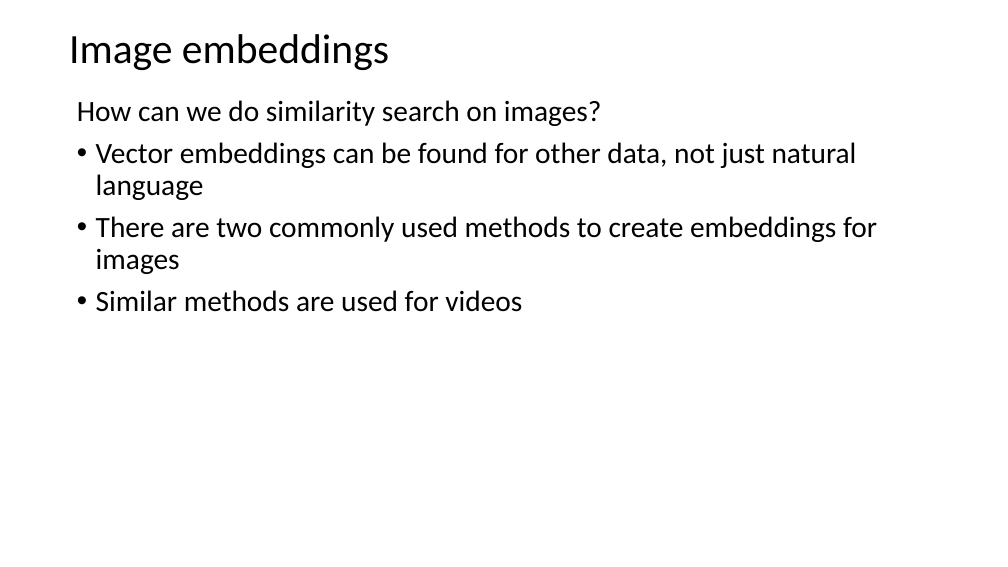
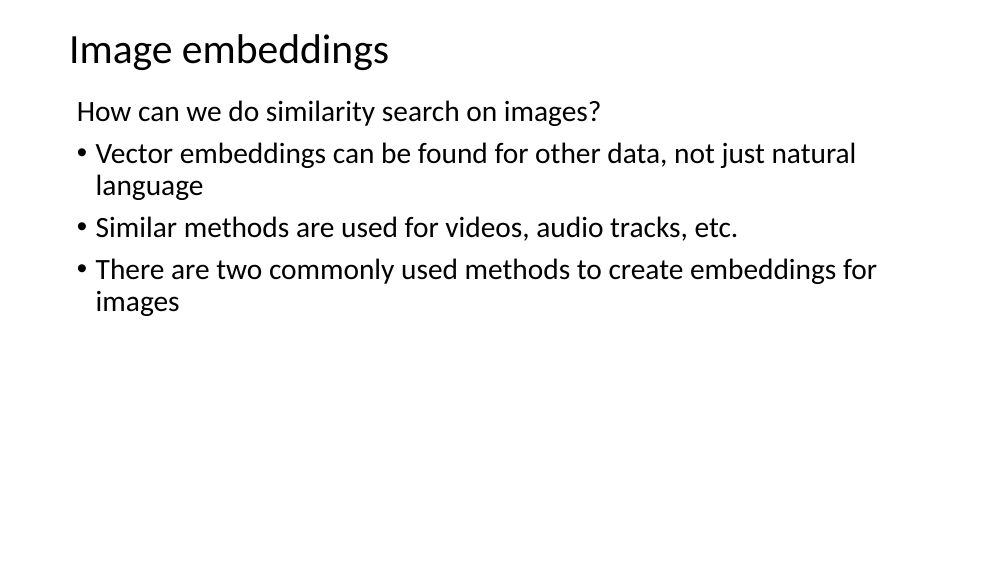
Before and after one commit to harelgabainew/school1, a slide deck: slide 61 of slides/6_InformationRetrievalSearch.pptx. Drawn at 1008x567 pixels with LibreOffice and Linux fonts; fonts in the diff are those of the drawing. Boxes give left, top, right and bottom in pixels: in the first picture for what was removed or moved away, otherwise in the second. Text is boxed around its words. In the diff, an @@ line names an element or a change of style, - is before the commit and + after.

```diff
--- a/slides/6_InformationRetrievalSearch.pptx
+++ b/slides/6_InformationRetrievalSearch.pptx
@@ text at box(96, 216, 739, 241): paragraph added @@
+• Similar methods are used for videos, audio tracks, etc.
@@ text at box(96, 290, 522, 312): paragraph removed @@
-• Similar methods are used for videos
```
Also in this commit, not shown: 3 other slides changed.
